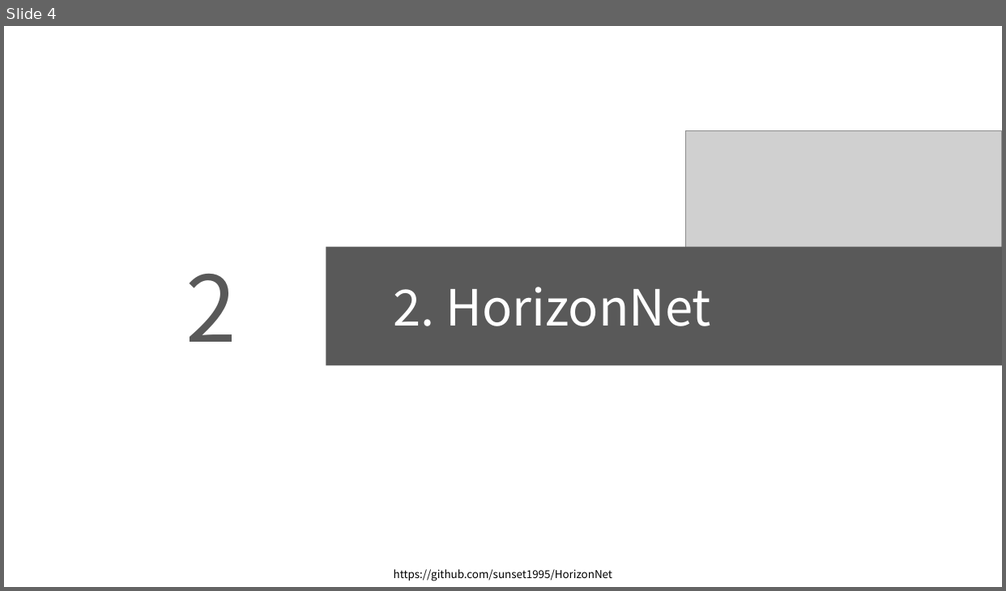
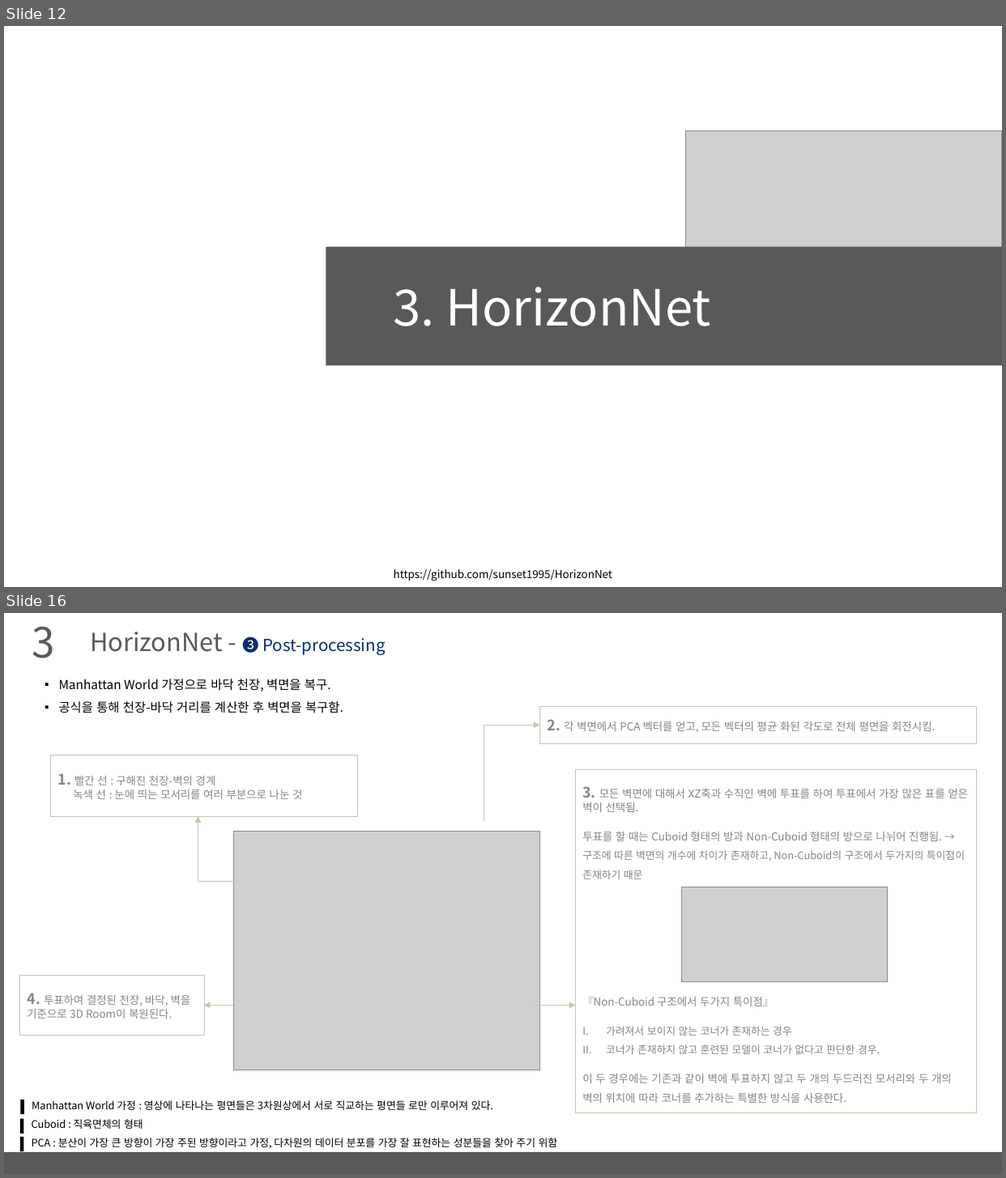
Before and after one commit to arittung/3D_Room_Layout_estimation, a slide deck: LayoutNet-HorizonNet-HoHoNet 정리.pptx. Shown one above the other, each under a label of ours: slide 4 before the commit, slides 12 and 16 after it; the slides between them are not shown. The pictures are 1006x591 and 1006x1178 pixels, drawn with LibreOffice and Linux fonts; fonts in the diff are those of the drawing; grey boxes stand for pictures. Boxes give left, top, right and bottom in pixels: in the first picture for what was removed or moved away, otherwise in the second. Text is boxed around its words. In the diff, an @@ line names an element or a change of style, - is before the commit and + after.

```diff
--- a/LayoutNet-HorizonNet-HoHoNet 정리.pptx
+++ b/LayoutNet-HorizonNet-HoHoNet 정리.pptx
@@ slide 16 added at bbox=[4, 613, 1002, 1174], background #FFFFFF @@
@@ text added at bbox=[32, 626, 55, 658], 40 pt, text #595959 @@
+3
@@ text added at bbox=[90, 632, 386, 656], 16 pt, text #052E6B @@
+HorizonNet - ❸ Post-processing
@@ text added at bbox=[59, 679, 343, 713], 12 pt, text #000000 @@
+▪ Manhattan World 가정으로 바닥 천장, 벽면을 복구.
+▪ 공식을 통해 천장-바닥 거리를 계산한 후 벽면을 복구함.
@@ rectangle added at bbox=[540, 706, 977, 743], outline #CBC3B2 0.25 pt, 10.5 pt, text #858585 @@
+2. 각 벽면에서 PCA 벡터를 얻고, 모든 벡터의 평균 화된 각도로 전체 평면을 회전시킴.
@@ elbow arrow added from (484, 821) to (540, 726), #CBC3B2 0.25 pt @@
@@ rectangle added at bbox=[50, 755, 357, 816], outline #CBC3B2 0.25 pt, 10.5 pt, text #858585 @@
+1. 빨간 선 : 구해진 천장-벽의 경계
+녹색 선 : 눈에 띄는 모서리를 여러 부분으로 나눈 것
@@ rectangle added at bbox=[575, 769, 977, 1112], outline #CBC3B2 0.25 pt, 10.5 pt, text #858585 @@
+3. 모든 벽면에 대해서 XZ축과 수직인 벽에 투표를 하여 투표에서 가장 많은 표를 얻은 벽이 선택됨.
+투표를 할 때는 Cuboid 형태의 방과 Non-Cuboid 형태의 방으로 나뉘어 진행됨. → 구조에 따른 벽면의 개수에 차이가 존재하고, Non-Cuboid의 구조에서 두가지의 특이점이 존재하기 때문
+『Non-Cuboid 구조에서 두가지 특이점』
+I. 가려져서 보이지 않는 코너가 존재하는 경우
+II. 코너가 존재하지 않고 훈련된 모델이 코너가 없다고 판단한 경우.
+이 두 경우에는 기존과 같이 벽에 투표하지 않고 두 개의 두드러진 모서리와 두 개의 벽의 위치에 따라 코너를 추가하는 특별한 방식을 사용한다.
@@ elbow arrow added from (239, 882) to (198, 816), #CBC3B2 0.25 pt @@
@@ picture added at bbox=[233, 832, 540, 1071] @@
@@ picture added at bbox=[681, 888, 889, 982] @@
@@ rectangle added at bbox=[19, 975, 204, 1035], outline #CBC3B2 0.25 pt, 10.5 pt, text #858585 @@
+4. 투표하여 결정된 천장, 바닥, 벽을 기준으로 3D Room이 복원된다.
@@ arrow added from (233, 1005) to (204, 1005), #CBC3B2 0.25 pt @@
@@ arrow added from (534, 1005) to (575, 1005), #CBC3B2 0.25 pt @@
@@ rectangle added at bbox=[19, 1119, 23, 1134], fill #000000 @@
@@ rectangle added at bbox=[20, 1100, 24, 1114], fill #000000 @@
@@ text added at bbox=[32, 1119, 143, 1129], 10 pt, text #000000 @@
+Cuboid : 직육면체의 형태
@@ text added at bbox=[32, 1101, 493, 1110], 10 pt, text #000000 @@
+Manhattan World 가정 : 영상에 나타나는 평면들은 3차원상에서 서로 직교하는 평면들 로만 이루어져 있다.
@@ rectangle added at bbox=[19, 1137, 23, 1152], fill #000000 @@
@@ text added at bbox=[32, 1138, 558, 1148], 10 pt, text #000000 @@
+PCA : 분산이 가장 큰 방향이 가장 주된 방향이라고 가정, 다차원의 데이터 분포를 가장 잘 표현하는 성분들을 찾아 주기 위함
@@ rectangle added at bbox=[4, 1152, 1002, 1174], fill #595959 @@
@@ what was slide 4 is now slide 12 @@
@@ slide 12 changed as well @@
@@ text removed at bbox=[186, 274, 237, 342] @@
-2
@@ text at bbox=[393, 287, 711, 327]: text changed @@
-2. HorizonNet
+3. HorizonNet
```
Also in this commit, not shown: 15 other slides changed, 11 other slides added, 2 other files.
